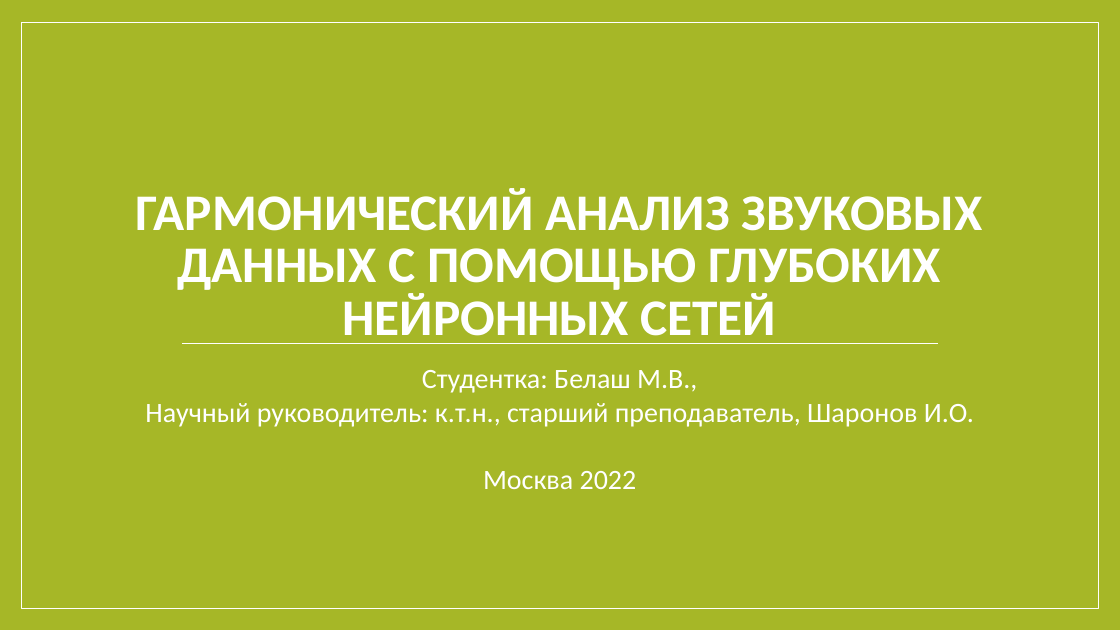
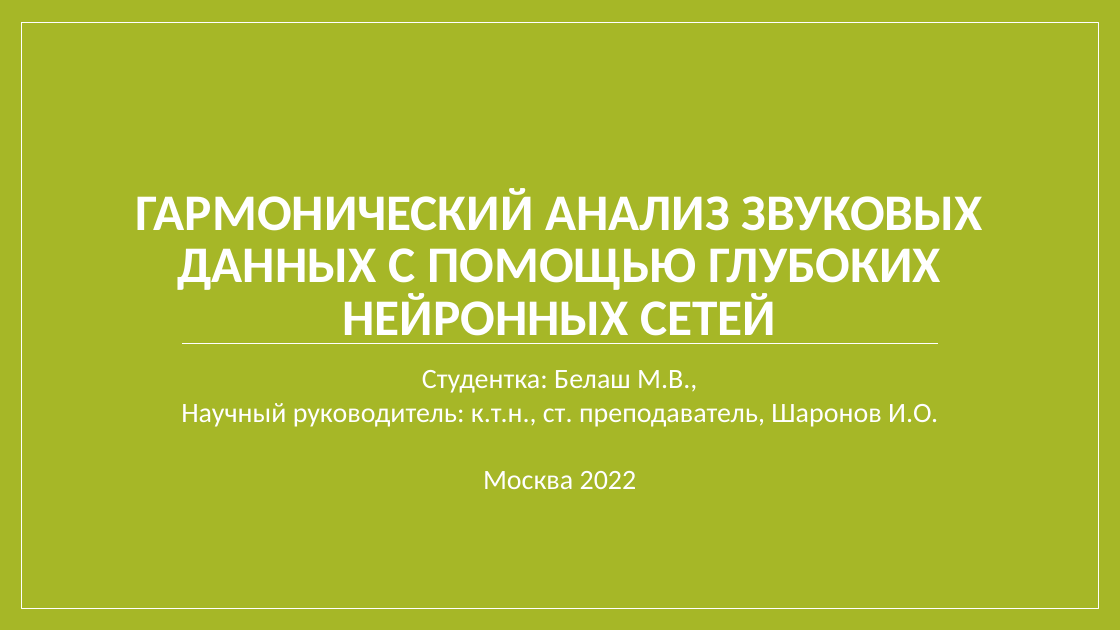
Before and after one commit to 13Fire13nyu/MasterDegree, a slide deck: slide 1 of presentation/presentation.pptx. Drawn at 1120x630 pixels with LibreOffice and Linux fonts; fonts in the diff are those of the drawing. Boxes give left, top, right and bottom in pixels: in the first picture for what was removed or moved away, otherwise in the second. Text is boxed around its words. In the diff, an @@ line names an element or a change of style, - is before the commit and + after.

```diff
--- a/presentation/presentation.pptx
+++ b/presentation/presentation.pptx
@@ subtitle at bbox=[181, 403, 938, 427]: text changed @@
-Научный руководитель: к.т.н., старший преподаватель, Шаронов И.О.
+Научный руководитель: к.т.н., ст. преподаватель, Шаронов И.О.
```
Also in this commit, not shown: 4 other slides changed, 4 slides added.
